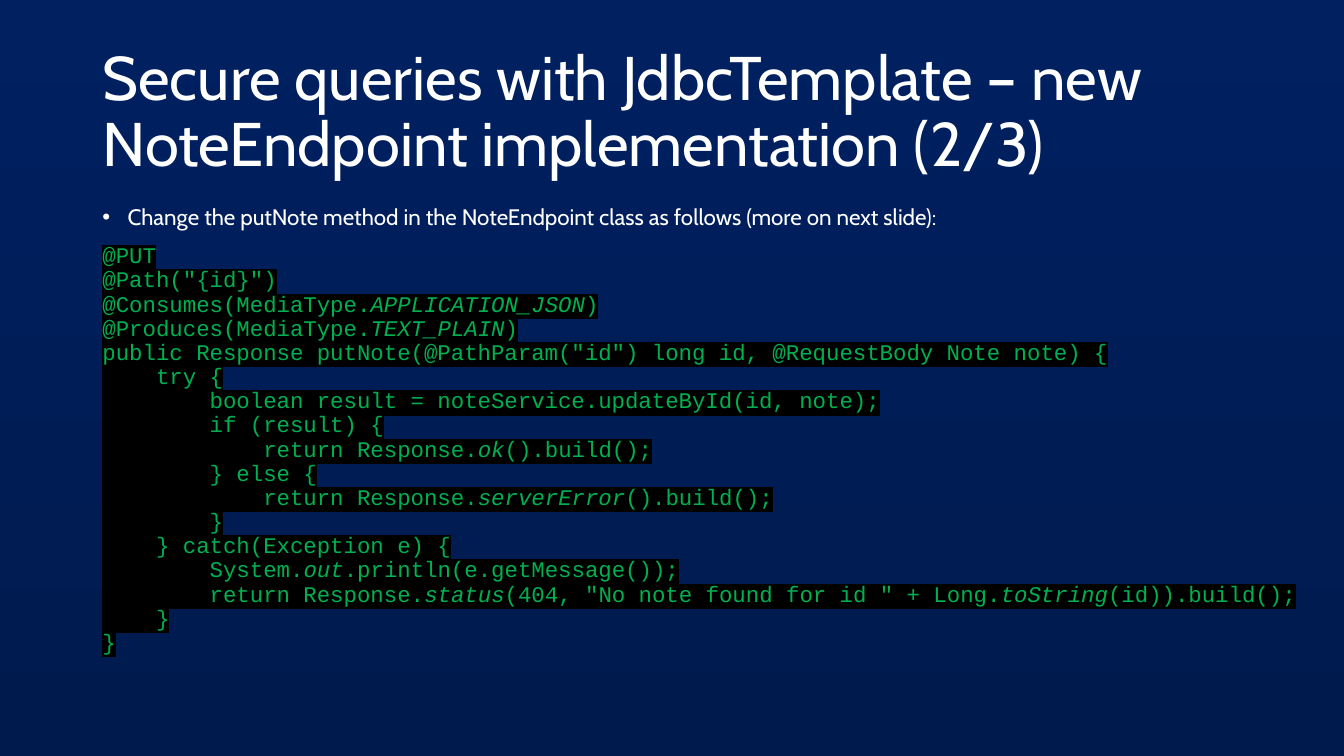
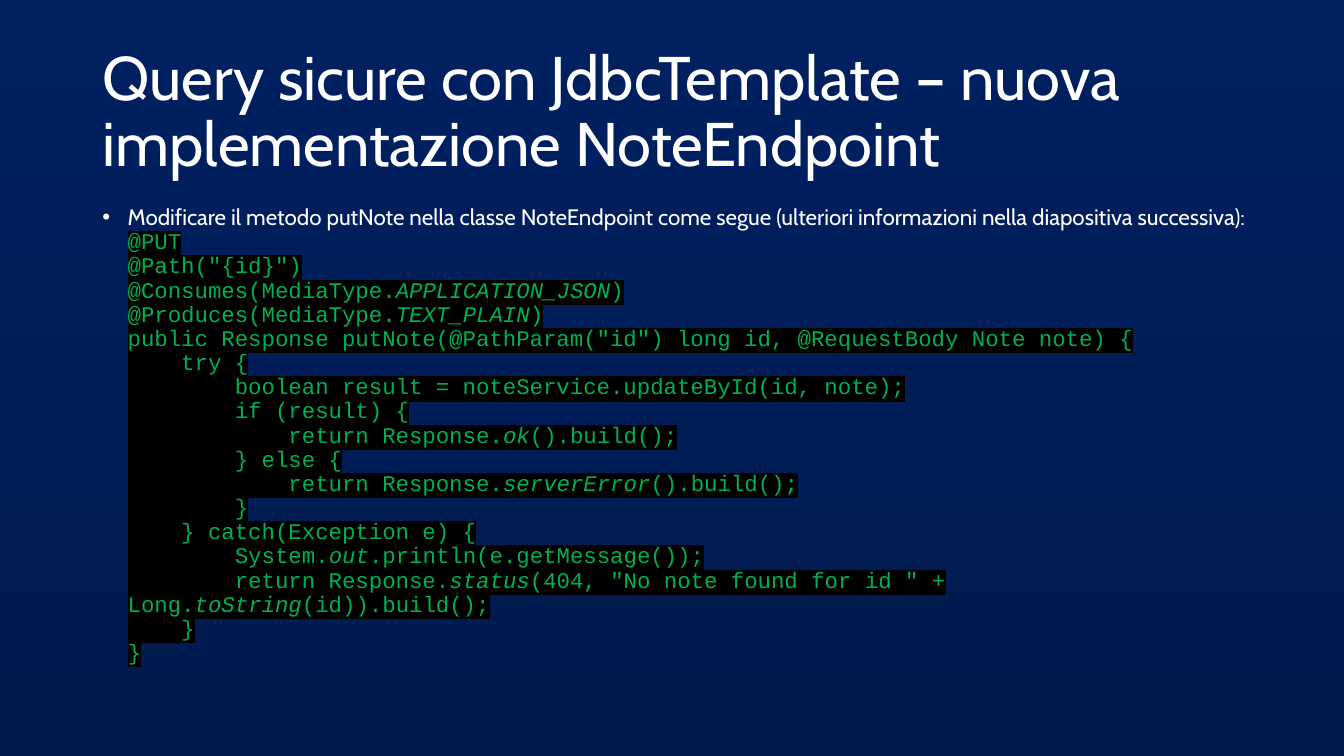
Before and after one commit to AlessandroS94/corso_21122022, a slide deck: slide 20 of Day 4/slide/Spring JDBC.pptx. Drawn at 1344x756 pixels with LibreOffice and Linux fonts; fonts in the diff are those of the drawing. Boxes give left, top, right and bottom in pixels: in the first picture for what was removed or moved away, otherwise in the second. Text is boxed around its words. In the diff, an @@ line names an element or a change of style, - is before the commit and + after.

```diff
--- a/Day 4/slide/Spring JDBC.pptx
+++ b/Day 4/slide/Spring JDBC.pptx
@@ title at bbox=[102, 53, 1120, 180]: text changed @@
-Secure queries with JdbcTemplate – new NoteEndpoint implementation (2/3)
+Query sicure con JdbcTemplate – nuova implementazione NoteEndpoint
@@ text at bbox=[128, 208, 1245, 617]: text changed @@
-• Change the putNote method in the NoteEndpoint class as follows (more on next slide):
-@PUT
-@Path("{id}")
-@Consumes(MediaType.APPLICATION_JSON)
-@Produces(MediaType.TEXT_PLAIN)
-public Response putNote(@PathParam("id") long id, @RequestBody Note note) {
-try {
-boolean result = noteService.updateById(id, note);
-if (result) {
-return Response.ok().build();
-} else {
-return Response.serverError().build();
-}
-} catch(Exception e) {
-System.out.println(e.getMessage());
-return Response.status(404, "No note found for id " + Long.toString(id)).build();
-}
-}
+• Modificare il metodo putNote nella classe NoteEndpoint come segue (ulteriori informazioni nella diapositiva successiva):
+  @PUT
+  @Path("{id}")
+  @Consumes(MediaType.APPLICATION_JSON)
+  @Produces(MediaType.TEXT_PLAIN)
+  public Response putNote(@PathParam("id") long id, @RequestBody Note note) {
+  try {
+  boolean result = noteService.updateById(id, note);
+  if (result) {
+  return Response.ok().build();
+  } else {
+  return Response.serverError().build();
+  }
+  } catch(Exception e) {
+  System.out.println(e.getMessage());
+  return Response.status(404, "No note found for id " + Long.toString(id)).build();
+  }
+  }
```
Also in this commit, not shown: 24 other slides changed, 7 other files.
